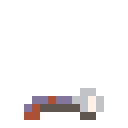
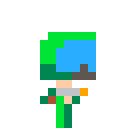
Layers edited between the first and the second 128 × 128 image:
hid "LAUNCHER" over [24,88,104,120]
added layer "PLAYFB1" above "PLAYFB2" over [40,32,96,128]
